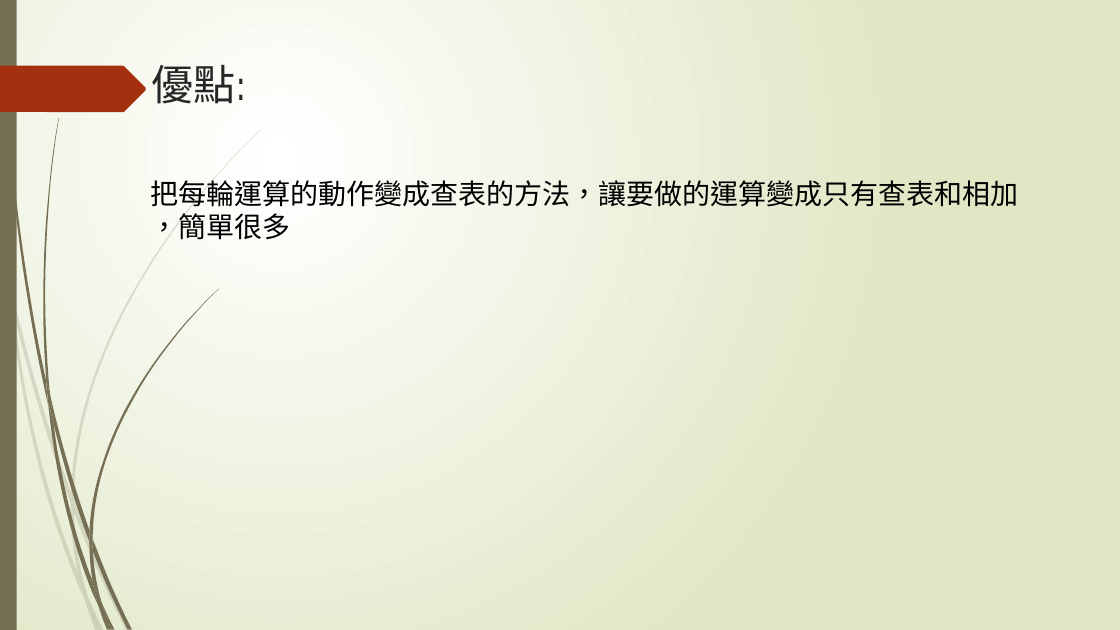
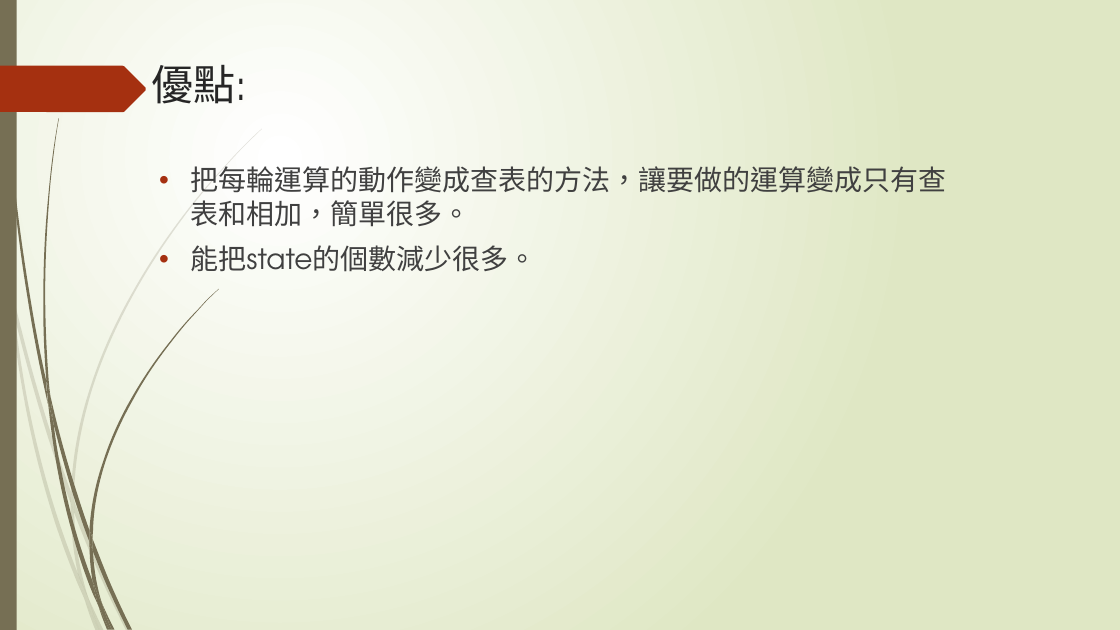
Before and after one commit to sanwich27/2019_FPGA_Design_Group4, a slide deck: slide 28 of final_project/AES加密&解密.pptx (slide 26 before the commit). Drawn at 1120x630 pixels with LibreOffice and Linux fonts; fonts in the diff are those of the drawing. Boxes give left, top, right and bottom in pixels: in the first picture for what was removed or moved away, otherwise in the second. Text is boxed around its words. In the diff, an @@ line names an element or a change of style, - is before the commit and + after.

```diff
--- a/final_project/AES加密&解密.pptx
+++ b/final_project/AES加密&解密.pptx
@@ text at (x1=191, y1=162, x2=947, y2=272): text changed; text colour #000000 to #404040 @@
-把每輪運算的動作變成查表的方法，讓要做的運算變成只有查表和相加
-，簡單很多
+• 把每輪運算的動作變成查表的方法，讓要做的運算變成只有查表和相加，簡單很多。
+• 能把state的個數減少很多。
```
Also in this commit, not shown: 1 other slide changed, 4 slides added, 1 slide removed.
